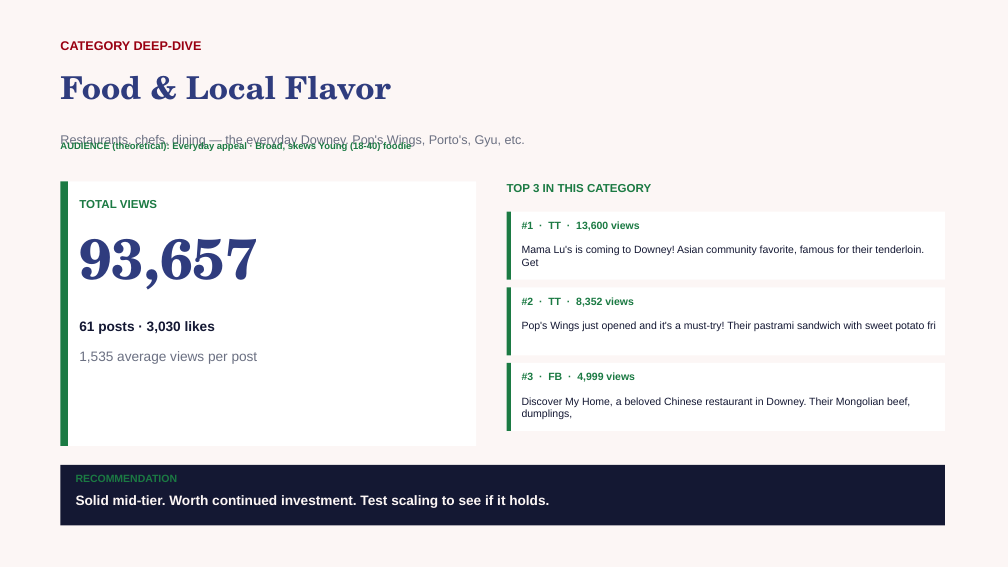
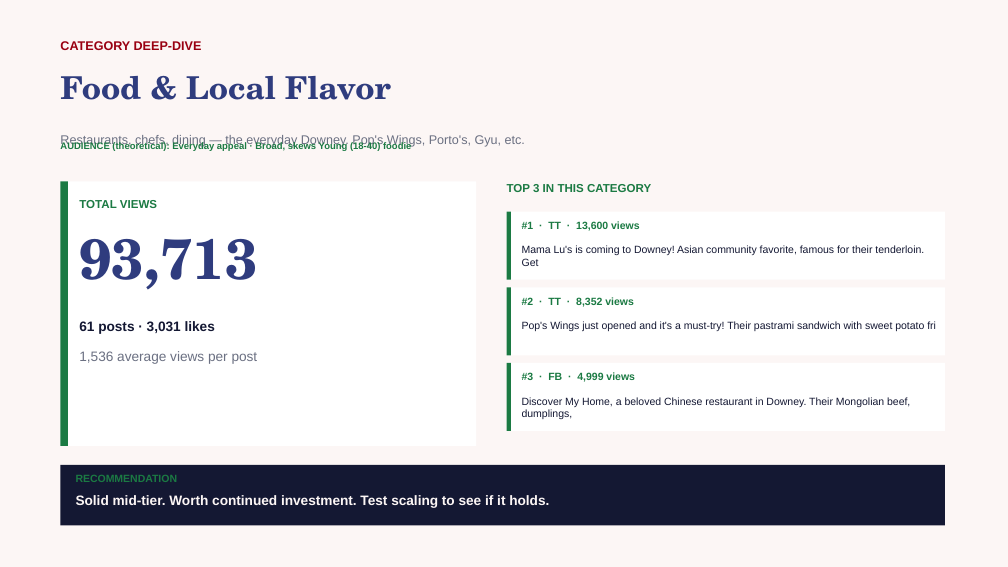
Before and after one commit to zvmmer/talking-downey-kpis, a slide deck: slide 5 of SPONSOR_CONTENT_REPORT.pptx. Drawn at 1008x567 pixels with LibreOffice and Linux fonts; fonts in the diff are those of the drawing. Boxes give left, top, right and bottom in pixels: in the first picture for what was removed or moved away, otherwise in the second. Text is boxed around its words. In the diff, an @@ line names an element or a change of style, - is before the commit and + after.

```diff
--- a/SPONSOR_CONTENT_REPORT.pptx
+++ b/SPONSOR_CONTENT_REPORT.pptx
@@ text at (79, 239, 257, 290): text changed @@
-93,657
+93,713
@@ text at (79, 321, 215, 334): text changed @@
-61 posts · 3,030 likes
+61 posts · 3,031 likes
```
Also in this commit, not shown: 11 other slides changed, 5 other files.
